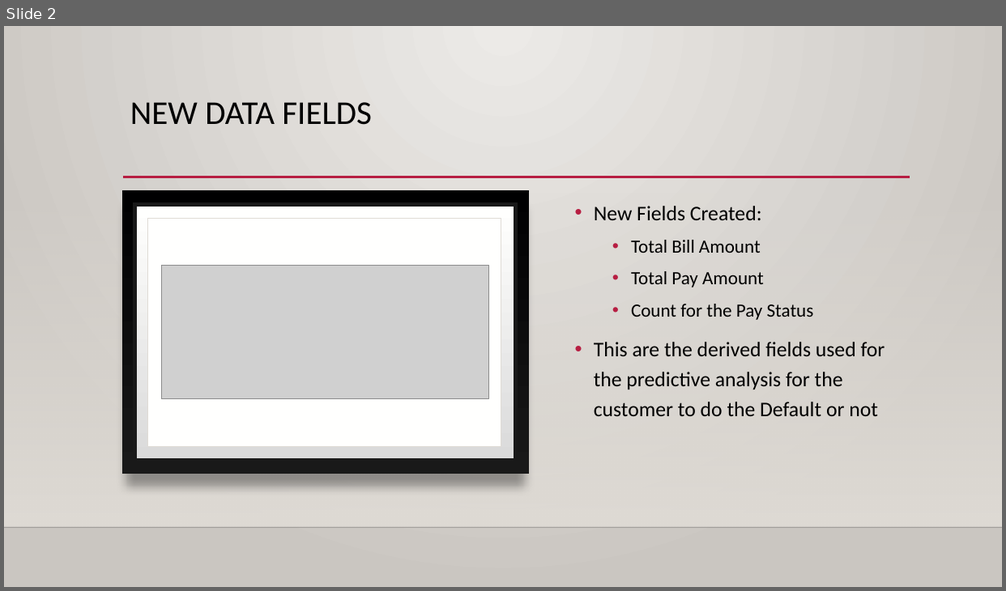
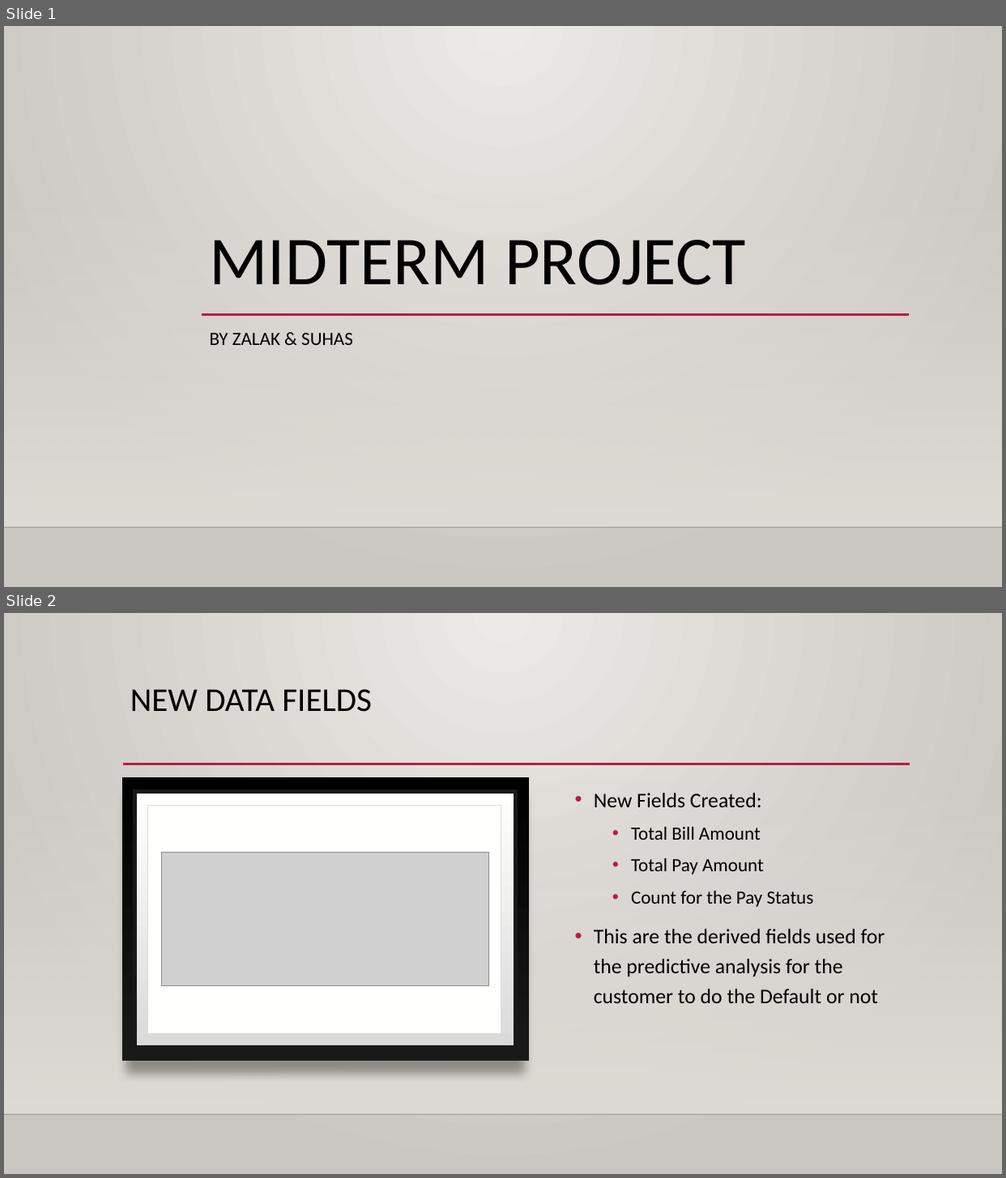
Before and after one commit to analyticsneu/ADS_Team10, a slide deck: MidTerm/Part-1/Presentation/Presentation1.pptx. Shown one above the other, each under a label of ours: slide 2 before the commit, slides 1 and 2 after it. The pictures are 1006x591 and 1006x1178 pixels, drawn with LibreOffice and Linux fonts; fonts in the diff are those of the drawing; grey boxes stand for pictures; background and template pictures are left out. Boxes give left, top, right and bottom in pixels: in the first picture for what was removed or moved away, otherwise in the second. Text is boxed around its words. In the diff, an @@ line names an element or a change of style, - is before the commit and + after.

Commit message:
Midterm BI Update

```diff
--- a/MidTerm/Part-1/Presentation/Presentation1.pptx
+++ b/MidTerm/Part-1/Presentation/Presentation1.pptx
@@ slide 1 added at box(4, 26, 1002, 587), background gradient #ECEAE7 to #CAC7C1; not listed: 2 template elements that a slide beside it also shows @@
@@ title added at box(210, 240, 746, 285), 66 pt, text #000000 @@
+MIDTERM PROJECT
@@ line added from (202, 315) to (909, 315), #B71E42 2.5 pt @@
@@ subtitle added at box(210, 333, 353, 345), 18 pt, text #000000 @@
+BY ZALAK & SUHAS
```
Also in this commit, not shown: 1 other slide added, 1 slide removed.
